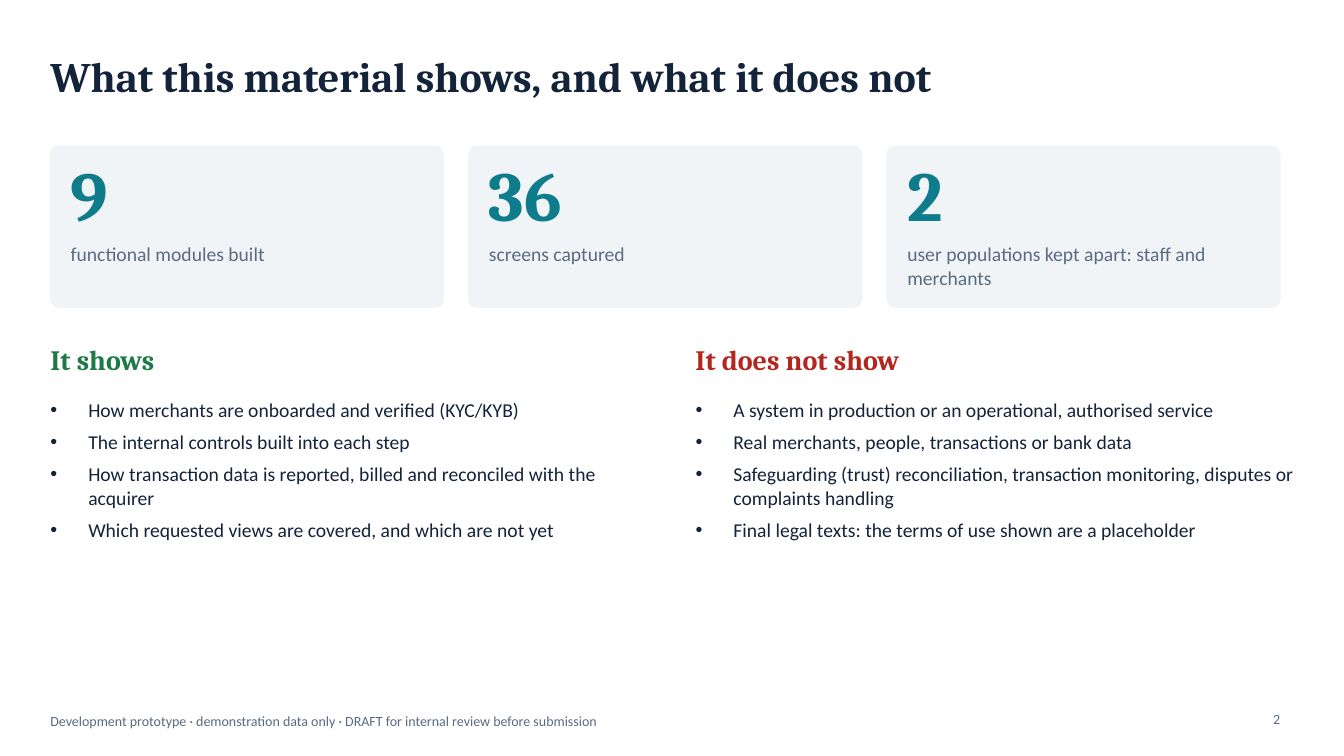
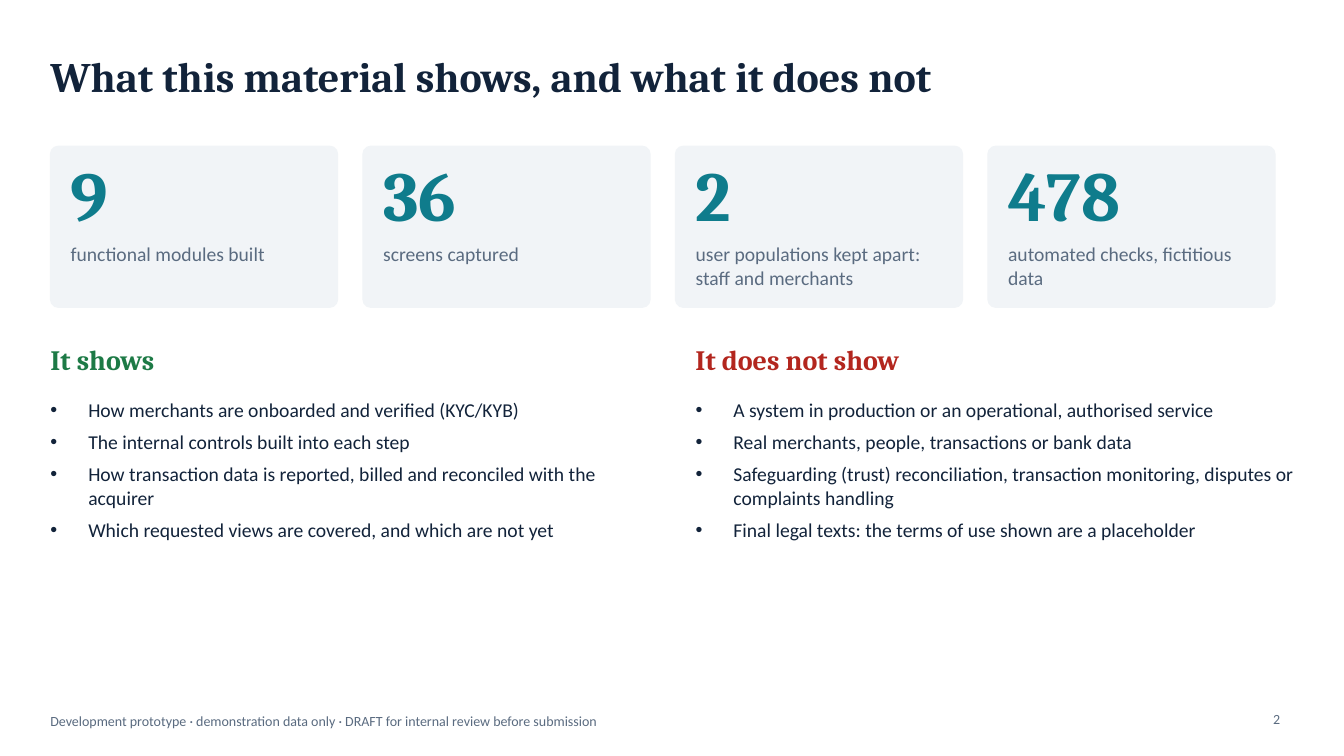
Before and after one commit to fmassonmips/mips-platform, a slide deck: slide 2 of outputs/recap/MIPS-platform-BoM-EN-DRAFT.pptx. Drawn at 1344x756 pixels with LibreOffice and Linux fonts; fonts in the diff are those of the drawing. Boxes give left, top, right and bottom in pixels: in the first picture for what was removed or moved away, otherwise in the second. Text is boxed around its words. In the diff, an @@ line names an element or a change of style, - is before the commit and + after.

```diff
--- a/outputs/recap/MIPS-platform-BoM-EN-DRAFT.pptx
+++ b/outputs/recap/MIPS-platform-BoM-EN-DRAFT.pptx
@@ rounded rectangle: place and size @@
-rounded rectangle at [50, 146, 444, 308]
+rounded rectangle at [50, 146, 338, 308]
@@ rounded rectangle added at [363, 146, 650, 308], fill #F1F4F7, outline #F1F4F7 0.75 pt @@
@@ rounded rectangle: place and size @@
-rounded rectangle at [469, 146, 862, 308]
+rounded rectangle at [676, 146, 963, 308]
@@ rounded rectangle: place and size @@
-rounded rectangle at [887, 146, 1280, 308]
+rounded rectangle at [988, 146, 1275, 308]
@@ text "36": place and size @@
-text "36" at [489, 173, 562, 222]
+text "36" at [383, 173, 456, 222]
@@ text "2": place and size @@
-text "2" at [907, 173, 942, 221]
+text "2" at [696, 173, 731, 221]
@@ text added at [1008, 173, 1120, 222], 50 pt, text #0F7C8C, bold @@
+478
@@ text "screens captured": place and size @@
-text "screens captured" at [489, 247, 624, 264]
+text "screens captured" at [383, 247, 519, 264]
@@ text "user populations kept apart: staff ..." rewrapped from [907, 247, 1205, 285] to [696, 247, 921, 285] @@
@@ text added at [1008, 247, 1232, 285], 14 pt, text #5A6B80 @@
+automated checks, fictitious data
```
Also in this commit, not shown: 1 other slide changed, 1 slide added.
